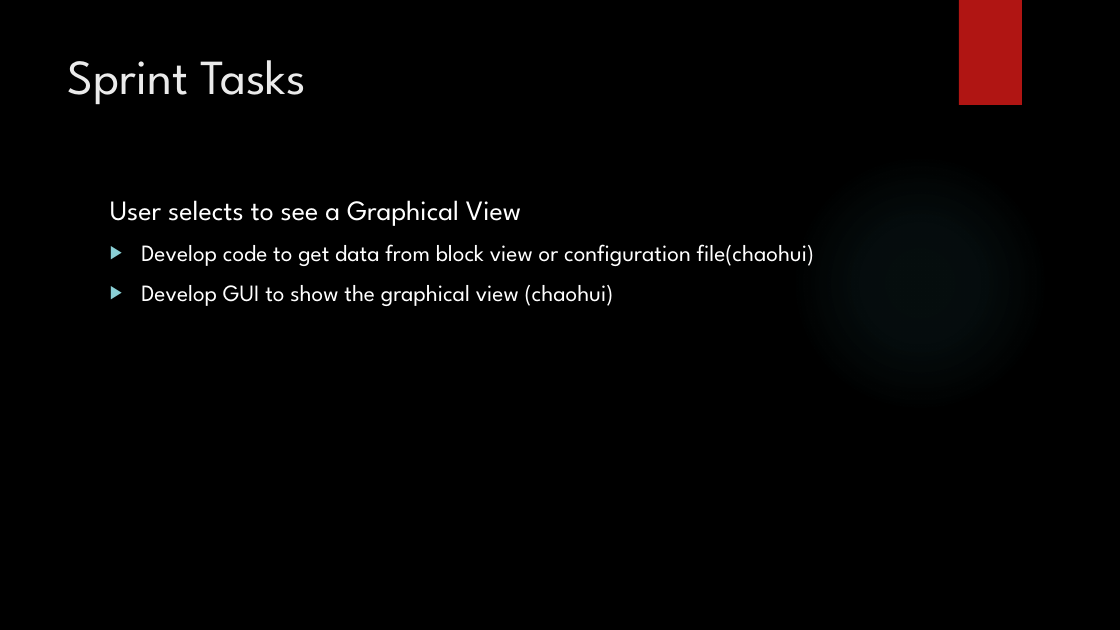
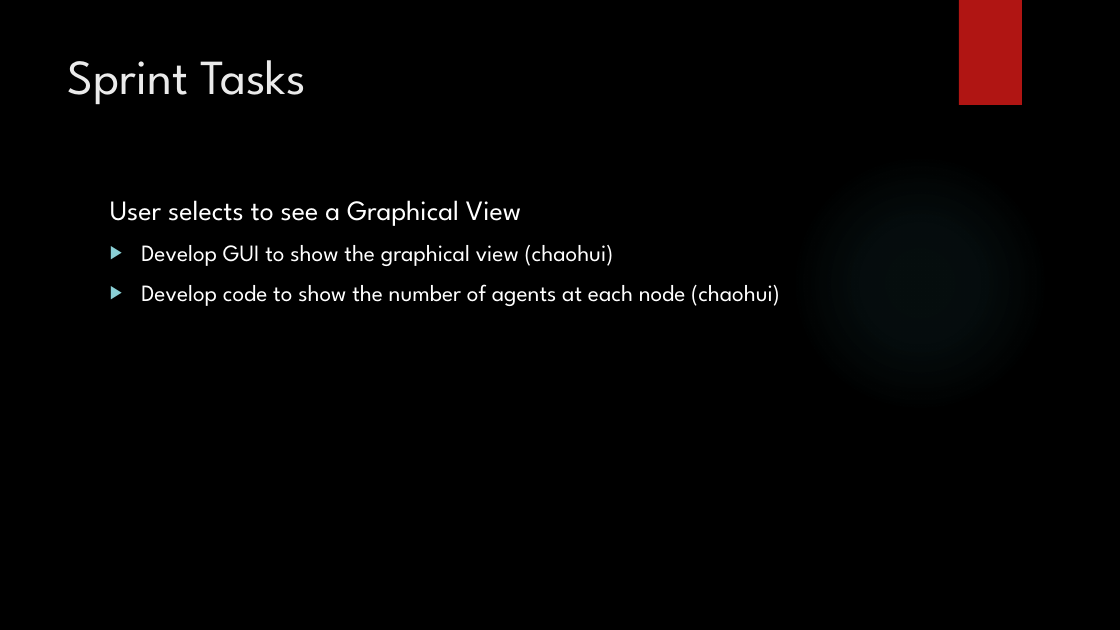
Before and after one commit to 2012215434/CS744, a slide deck: slide 5 of documents/second_presentation.pptx. Drawn at 1120x630 pixels with LibreOffice and Linux fonts; fonts in the diff are those of the drawing; background and template pictures are left out. Boxes give left, top, right and bottom in pixels: in the first picture for what was removed or moved away, otherwise in the second. Text is boxed around its words. In the diff, an @@ line names an element or a change of style, - is before the commit and + after.

```diff
--- a/documents/second_presentation.pptx
+++ b/documents/second_presentation.pptx
@@ text at (141, 244, 815, 266): paragraph removed @@
-▶ Develop code to get data from block view or configuration file(chaohui)
@@ text at (141, 284, 780, 306): paragraph added @@
+▶ Develop code to show the number of agents at each node (chaohui)
```
Also in this commit, not shown: 2 other slides changed, 1 other file.
